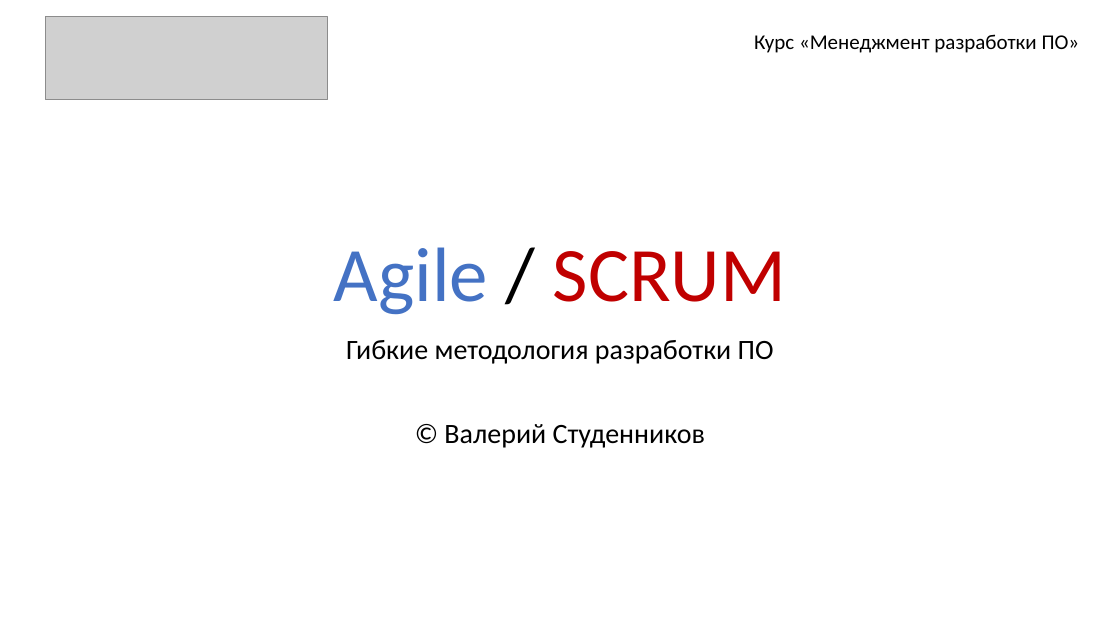
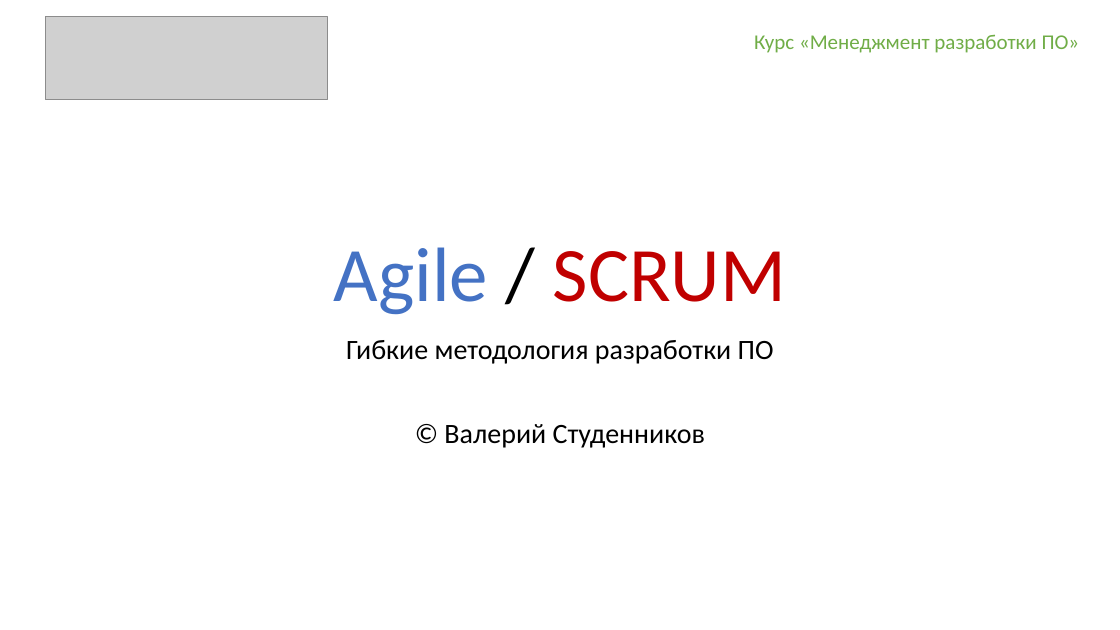
Before and after one commit to xtrueman/soft_dev_mgmt_course, a slide deck: slide 1 of slides/01-SCRUM.pptx. Drawn at 1120x630 pixels with LibreOffice and Linux fonts; fonts in the diff are those of the drawing; grey boxes stand for pictures. Boxes give left, top, right and bottom in pixels: in the first picture for what was removed or moved away, otherwise in the second. Text is boxed around its words. In the diff, an @@ line names an element or a change of style, - is before the commit and + after.

```diff
--- a/slides/01-SCRUM.pptx
+++ b/slides/01-SCRUM.pptx
@@ text "Курс «Менеджмент разработки ПО»" at (754,34,1080,53): text colour #000000 to #70AD47 @@
```
Also in this commit, not shown: 1 other slide changed, 3 slides added, 7 other files.
